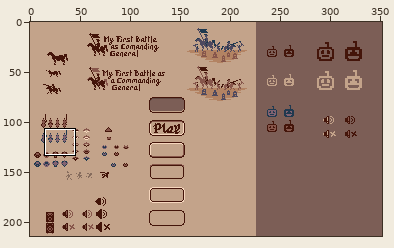
Pixel-art file -- everything.aseprite. The first picture is a wide view before the edit; the outline marks the close-up.
Close-up. Old version:
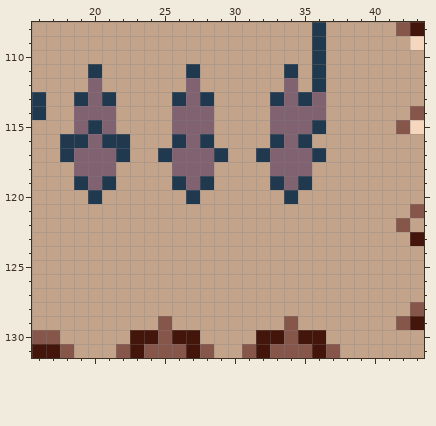
352x214 pixels, 1 frame. Shown: x 16..43, y 108..131. The commit also changed other parts of the picture, which this record leaves out.
And afterwards:
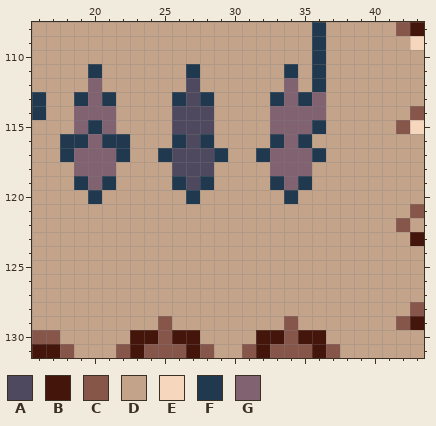
Palette (. is transparent): A #4e495f  B #44150a  C #87564b  D #c3a38a  E #f6d6bd  F #20394f  G #816271
Change:
Layer "Foreground":
Colour G gives way to colour A in rows 112 to 113 at x 27; in rows 114 to 115 at x 26 to 28; in row 116 at x 27; in rows 117 to 118 at x 26 to 28; in row 119 at x 27.
Pixel boxes of the changes (left, top, right, bottom) in both close-ups:
changed: (172, 78, 214, 190)
